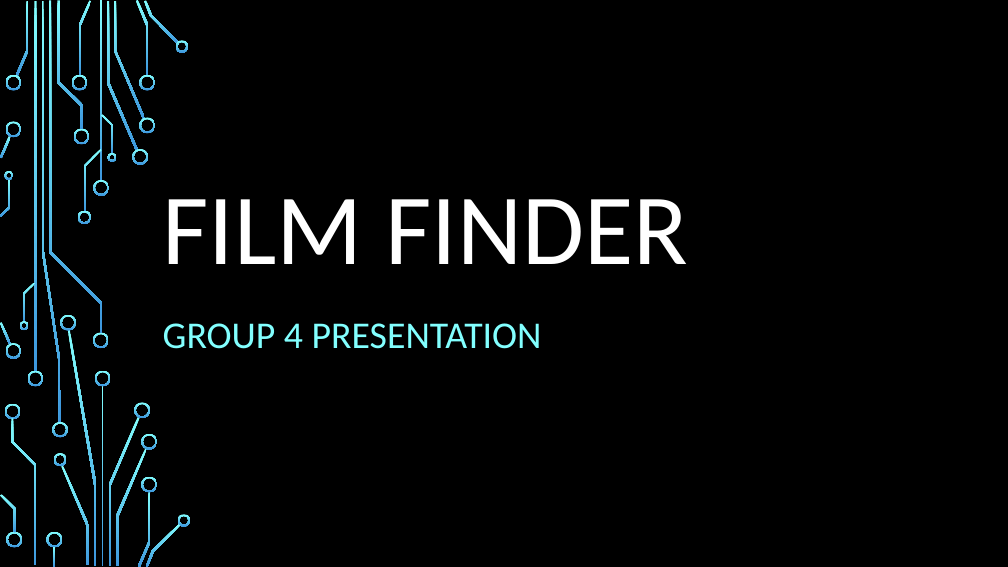
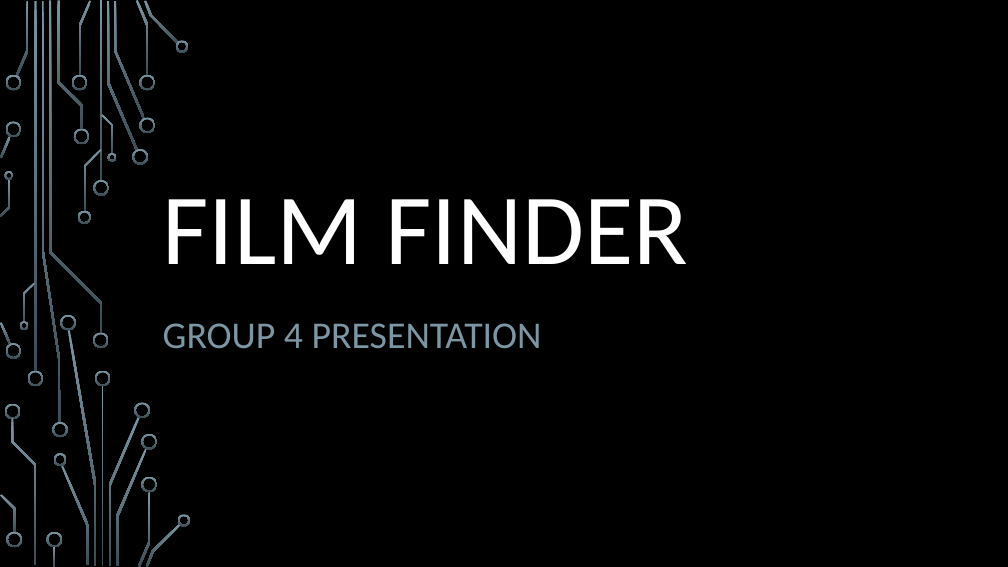
Before and after one commit to MatthewFletcher/CS321-Project, a slide deck: slide 1 of Planning/JavaProjectPresentation.pptx. Drawn at 1008x567 pixels with LibreOffice and Linux fonts; fonts in the diff are those of the drawing; background and template pictures are left out. Boxes give left, top, right and bottom in pixels: in the first picture for what was removed or moved away, otherwise in the second. Text is boxed around its words. In the diff, an @@ line names an element or a change of style, - is before the commit and + after.

```diff
--- a/Planning/JavaProjectPresentation.pptx
+++ b/Planning/JavaProjectPresentation.pptx
@@ fill gradient #82FFFF to #3D97DE to gradient #7C96A3 to #3B4C54 in 54 elements at bbox=[93, 180, 109, 196], bbox=[93, 333, 109, 349], bbox=[34, 1, 36, 371], bbox=[27, 371, 43, 386], bbox=[16, 1, 29, 76], bbox=[107, 2, 138, 150], bbox=[132, 149, 148, 165], bbox=[114, 1, 145, 119], bbox=[136, 0, 149, 76], bbox=[139, 117, 155, 133], bbox=[139, 75, 155, 91], bbox=[144, 1, 179, 44], bbox=[175, 40, 189, 52], bbox=[79, 1, 91, 76], bbox=[72, 75, 88, 91], bbox=[73, 129, 89, 144], bbox=[61, 465, 89, 566], bbox=[54, 453, 67, 466], bbox=[5, 75, 21, 91], bbox=[0, 322, 11, 344], bbox=[5, 343, 21, 359], bbox=[0, 136, 11, 159], bbox=[5, 122, 21, 138], bbox=[57, 1, 83, 129], bbox=[5, 404, 20, 420], bbox=[11, 418, 36, 565], bbox=[46, 532, 62, 547], bbox=[53, 547, 55, 567], bbox=[6, 532, 22, 547], bbox=[0, 495, 16, 533], bbox=[84, 149, 101, 212], bbox=[78, 211, 91, 225], bbox=[49, 1, 102, 333], bbox=[101, 114, 113, 154], bbox=[107, 153, 116, 162], bbox=[23, 283, 36, 322], bbox=[20, 321, 29, 330], bbox=[1, 179, 10, 216], bbox=[5, 171, 14, 180], bbox=[101, 386, 104, 566], bbox=[109, 417, 140, 566], bbox=[95, 371, 111, 386], bbox=[68, 330, 97, 566], bbox=[60, 315, 76, 330], bbox=[135, 402, 150, 418], bbox=[116, 448, 147, 566], bbox=[138, 492, 150, 567], bbox=[141, 434, 157, 450], bbox=[141, 476, 157, 492], bbox=[146, 523, 181, 567], bbox=[178, 514, 191, 526], bbox=[42, 1, 61, 423], bbox=[52, 422, 67, 437], bbox=[100, 1, 102, 181] @@
@@ subtitle "GROUP 4 PRESENTATION" at bbox=[163, 323, 542, 349]: text colour #82FFFF to #7C96A3 @@
```
Also in this commit, not shown: 18 other slides changed.
